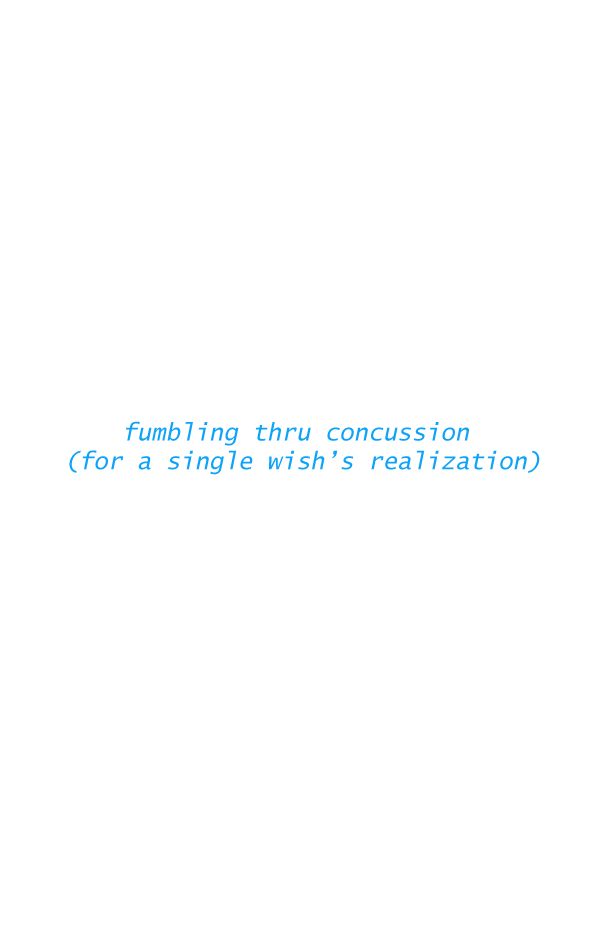
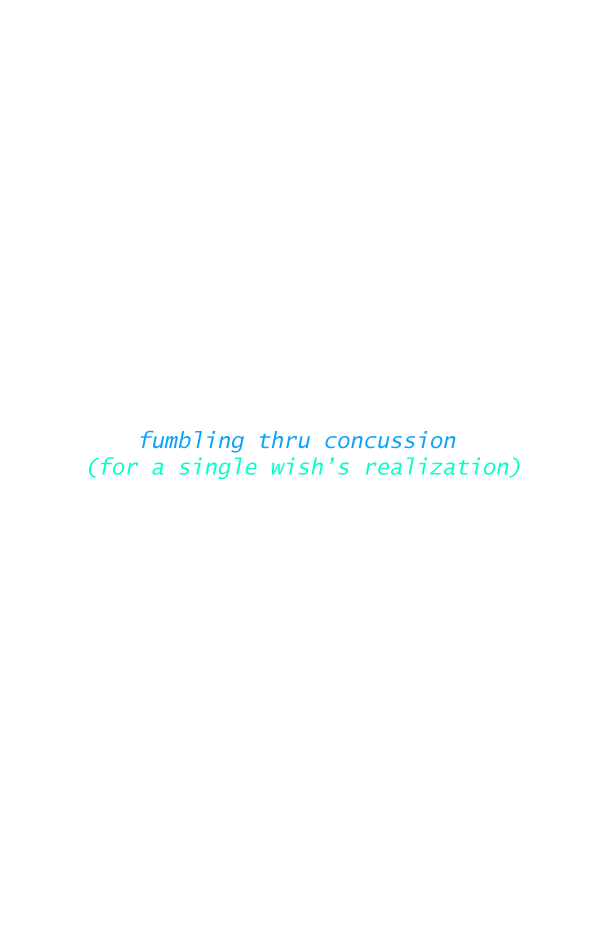
Two versions of the same layered image (601x927). Layer-by-layer changes:
painted on "grey emerging cyan shadow inquiring of Red what meant her dream" over [69,421,540,479]
